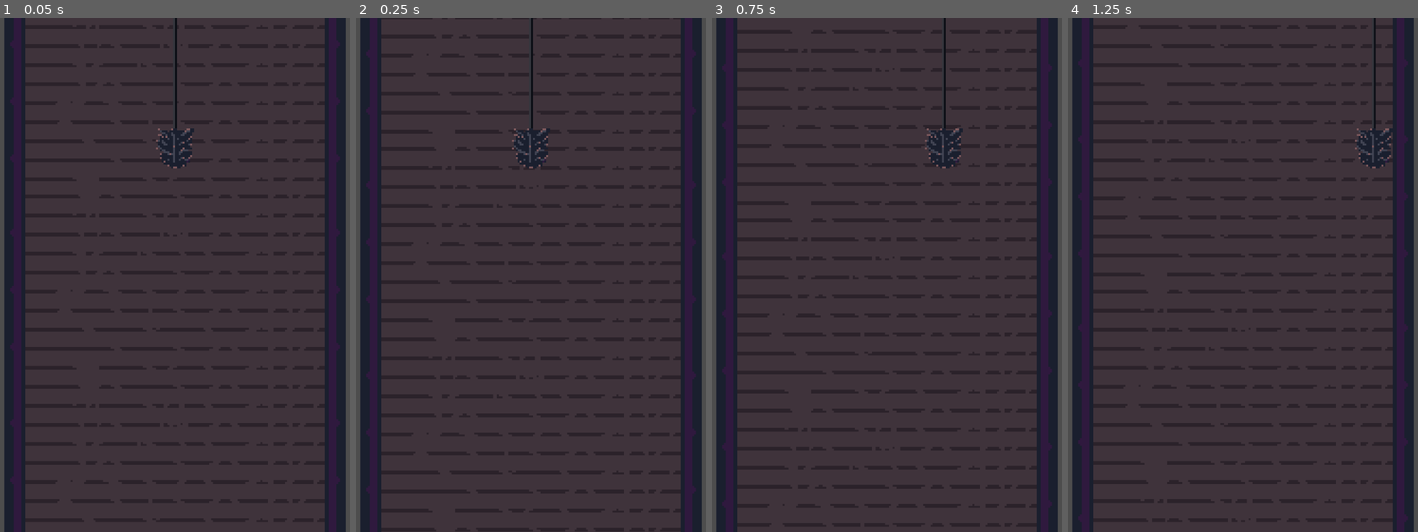
Above: before the commit, frames 1-4 (left to right).
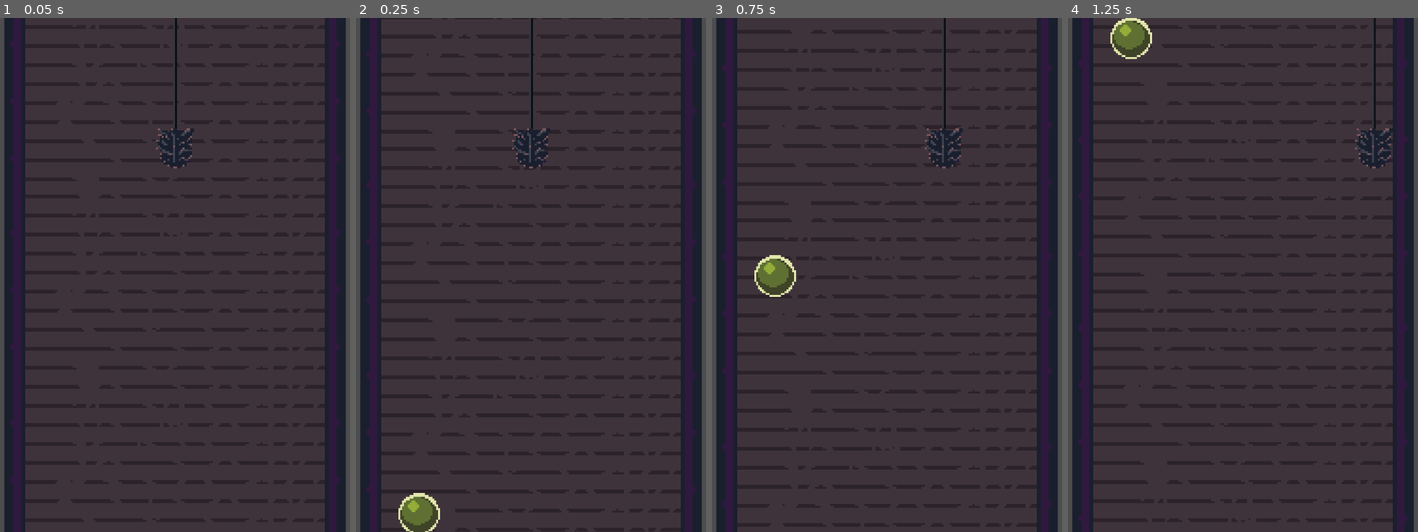
Above: after the commit, the same moments.

Repository: Ytlander/chimney-of-riches
Game: Godot game, scene res://Scenes/main.tscn
Two runs of this game, one before a commit and one after it. Both use one fixed random seed, a clock stepped at 60 frames per second and the inputs below.
Inputs:
- Up to frame 1 (0.05 s): no input
- Up to frame 2 (0.25 s): no input
- Up to frame 3 (0.75 s): hold D (right) from 0.53 s (still down)
- Up to frame 4 (1.25 s): keep holding D (right)

Frame 1 is identical in both runs. In frame 2, 0.6% of the frame differs, in the area x 12-25%, y 92-100%; in frame 3, 0.6%; in frame 4, 0.6%, in the area x 12-25%, y 0-8%.

Commit message:
added gameplay logic
changed from an autoload to a game manager in the scene tree to be able to use a timer in a simple way

Diff:
--- a/Scenes/main.tscn
+++ b/Scenes/main.tscn
@@ -1,15 +1,13 @@
 [gd_scene load_steps=7 format=3 uid="uid://discv8041v560"]
 
 [ext_resource type="PackedScene" uid="uid://b5js8qs20agaq" path="res://Scenes/wall_segment.tscn" id="1_7ob5s"]
-[ext_resource type="Script" path="res://scripts/player_controller.gd" id="1_qcbsb"]
+[ext_resource type="PackedScene" uid="uid://gphfo5ll58sk" path="res://Scenes/player.tscn" id="1_lbt4y"]
+[ext_resource type="PackedScene" uid="uid://lxq5ynvhk2q5" path="res://Scenes/stone_green.tscn" id="1_m54sv"]
 [ext_resource type="Script" path="res://Scenes/wall_segment.gd" id="2_afgnd"]
-[ext_resource type="Texture2D" uid="uid://fa75wdqmgnif" path="res://assets/sprites/Basic graphics.png" id="2_carle"]
+[ext_resource type="Script" path="res://scripts/game_manager.gd" id="5_unnun"]
 
 [sub_resource type="WorldBoundaryShape2D" id="WorldBoundaryShape2D_3vvi4"]
 distance = 0.0157233
-
-[sub_resource type="CapsuleShape2D" id="CapsuleShape2D_3vxka"]
-height = 20.0
 
 [node name="Main" type="Node2D"]
 
@@ -51,27 +49,7 @@
 rotation = 1.57304
 shape = SubResource("WorldBoundaryShape2D_3vvi4")
 
-[node name="ChimneySweep" type="CharacterBody2D" parent="."]
-position = Vector2(0, -242)
-script = ExtResource("1_qcbsb")
-
-[node name="Head" type="Sprite2D" parent="ChimneySweep"]
-position = Vector2(0, 10)
-texture = ExtResource("2_carle")
-region_enabled = true
-region_rect = Rect2(0, 270, 20, 30)
-
-[node name="Rope" type="Sprite2D" parent="ChimneySweep/Head"]
-position = Vector2(0, -45)
-texture = ExtResource("2_carle")
-region_enabled = true
-region_rect = Rect2(0, 300, 20, 60)
-
-[node name="CollisionShape2D" type="CollisionShape2D" parent="ChimneySweep"]
-position = Vector2(0, 6)
-shape = SubResource("CapsuleShape2D_3vxka")
-
-[node name="Sprite2D" type="Sprite2D" parent="ChimneySweep"]
+[node name="ChimneySweep" parent="." instance=ExtResource("1_lbt4y")]
 
 [node name="ParallaxBackground" type="ParallaxBackground" parent="."]
 script = ExtResource("2_afgnd")
@@ -87,3 +65,14 @@
 
 [node name="Wall segment3" parent="ParallaxBackground/ParallaxLayer" instance=ExtResource("1_7ob5s")]
 position = Vector2(0, 399)
+
+[node name="StoneGreen" parent="." instance=ExtResource("1_m54sv")]
+position = Vector2(-59, 18)
+
+[node name="GameManager" type="Node" parent="."]
+unique_name_in_owner = true
+script = ExtResource("5_unnun")
+
+[node name="Timer" type="Timer" parent="GameManager"]
+
+[connection signal="timeout" from="GameManager/Timer" to="GameManager" method="_on_timer_timeout"]
--- /dev/null
+++ b/Scenes/player.tscn
@@ -0,0 +1,29 @@
+[gd_scene load_steps=4 format=3 uid="uid://gphfo5ll58sk"]
+
+[ext_resource type="Script" path="res://scripts/player_controller.gd" id="1_hwuox"]
+[ext_resource type="Texture2D" uid="uid://fa75wdqmgnif" path="res://assets/sprites/Basic graphics.png" id="2_1ugev"]
+
+[sub_resource type="CapsuleShape2D" id="CapsuleShape2D_3vxka"]
+height = 20.0
+
+[node name="ChimneySweep" type="CharacterBody2D" groups=["player"]]
+position = Vector2(0, -242)
+script = ExtResource("1_hwuox")
+
+[node name="Head" type="Sprite2D" parent="."]
+position = Vector2(0, 10)
+texture = ExtResource("2_1ugev")
+region_enabled = true
+region_rect = Rect2(0, 270, 20, 30)
+
+[node name="Rope" type="Sprite2D" parent="Head"]
+position = Vector2(0, -45)
+texture = ExtResource("2_1ugev")
+region_enabled = true
+region_rect = Rect2(0, 300, 20, 60)
+
+[node name="CollisionShape2D" type="CollisionShape2D" parent="."]
+position = Vector2(0, 6)
+shape = SubResource("CapsuleShape2D_3vxka")
+
+[node name="Sprite2D" type="Sprite2D" parent="."]
--- /dev/null
+++ b/Scenes/stone_green.tscn
@@ -0,0 +1,19 @@
+[gd_scene load_steps=4 format=3 uid="uid://lxq5ynvhk2q5"]
+
+[ext_resource type="Texture2D" uid="uid://fa75wdqmgnif" path="res://assets/sprites/Basic graphics.png" id="1_dijle"]
+[ext_resource type="Script" path="res://scripts/stone.gd" id="1_lkkn6"]
+
+[sub_resource type="CircleShape2D" id="CircleShape2D_edvfy"]
+
+[node name="StoneGreen" type="Area2D"]
+script = ExtResource("1_lkkn6")
+
+[node name="Sprite2D" type="Sprite2D" parent="."]
+texture = ExtResource("1_dijle")
+region_enabled = true
+region_rect = Rect2(0, 200, 40, 40)
+
+[node name="CollisionShape2D" type="CollisionShape2D" parent="."]
+shape = SubResource("CircleShape2D_edvfy")
+
+[connection signal="body_entered" from="." to="." method="_on_body_entered"]
--- /dev/null
+++ b/Scenes/stone_red.tscn
@@ -0,0 +1,21 @@
+[gd_scene load_steps=4 format=3 uid="uid://tcrl7uqxg5me"]
+
+[ext_resource type="Script" path="res://scripts/stone.gd" id="1_gs4we"]
+[ext_resource type="Texture2D" uid="uid://fa75wdqmgnif" path="res://assets/sprites/Basic graphics.png" id="1_gv1uw"]
+
+[sub_resource type="CircleShape2D" id="CircleShape2D_vqy8k"]
+radius = 14.0
+
+[node name="StoneRed" type="Area2D"]
+script = ExtResource("1_gs4we")
+value = 20
+
+[node name="Sprite2D" type="Sprite2D" parent="."]
+texture = ExtResource("1_gv1uw")
+region_enabled = true
+region_rect = Rect2(0, 240, 30, 30)
+
+[node name="CollisionShape2D" type="CollisionShape2D" parent="."]
+shape = SubResource("CircleShape2D_vqy8k")
+
+[connection signal="body_entered" from="." to="." method="_on_body_entered"]
--- a/Scenes/wall_segment.gd
+++ b/Scenes/wall_segment.gd
@@ -1,5 +1,9 @@
 extends ParallaxBackground
+@onready var game_manager = %GameManager
 
 # Called every frame. 'delta' is the elapsed time since the previous frame.
 func _process(delta):
-	scroll_base_offset.y -= GlobalVariables.speed * delta
+	if game_manager.going_down:
+		scroll_base_offset.y -= game_manager.speed * delta
+	if game_manager.going_down == false:
+		scroll_base_offset.y += game_manager.speed * delta
--- a/project.godot
+++ b/project.godot
@@ -14,10 +14,6 @@
 run/main_scene="res://Scenes/main.tscn"
 config/features=PackedStringArray("4.3", "Forward Plus")
 config/icon="res://icon.svg"
-
-[autoload]
-
-GlobalVariables="*res://scripts/global_variables.gd"
 
 [display]
 
--- /dev/null
+++ b/scripts/game_manager.gd
@@ -0,0 +1,21 @@
+extends Node
+
+@export var speed = 500
+@onready var timer = $Timer
+
+var money = 0
+var going_down:bool = true
+@export var chimney_length:int = 10
+
+func _ready():
+	round_start()
+
+func _process(delta):
+	pass
+
+func _on_timer_timeout():
+	going_down = false
+
+func round_start():
+	timer.wait_time = chimney_length
+	timer.start()
--- a/scripts/global_variables.gd
+++ /dev/null
@@ -1,3 +0,0 @@
-extends Node
-
-@export var speed = 500
--- /dev/null
+++ b/scripts/stone.gd
@@ -0,0 +1,18 @@
+extends Area2D
+@onready var game_manager = %GameManager
+
+@export var value = 0
+
+func _physics_process(delta):
+	if game_manager.going_down:
+		position.y -= (game_manager.speed / 2) * delta
+	if game_manager.going_down == false:
+		position.y += (game_manager.speed / 2) * delta
+
+func _on_body_entered(body):
+	if body.is_in_group("player"):
+		if game_manager.going_down:
+			queue_free()
+		if game_manager.going_down == false:
+			game_manager.money += self.value
+			queue_free()
